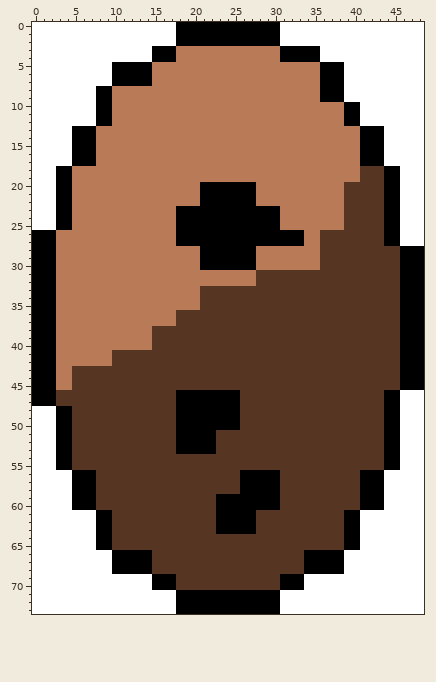
Two states of a sprite sheet, core/assets/Asteroid.png. That is the earlier state.
The file is 49x74 pixels.
The same view after the edit:
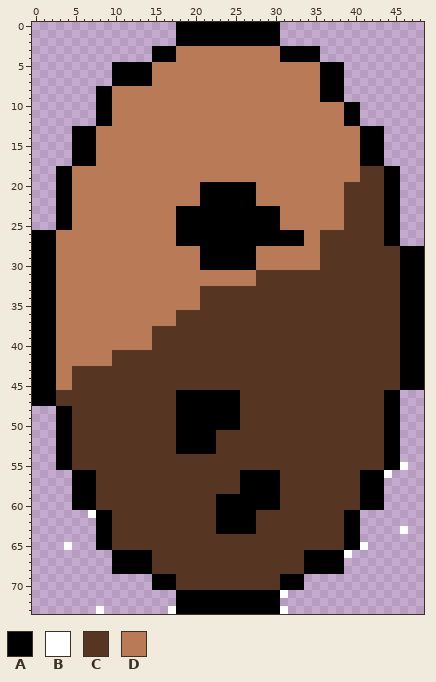
Palette (. is transparent): A #000000  B #ffffff  C #563523  D #b97a57
Difference:
y 0..2: x 0..17 BBBBBBBBBBBBBBBBBB -> ..................; x 31..48 BBBBBBBBBBBBBBBBBB -> ..................
y 3..4: x 0..14 BBBBBBBBBBBBBBB -> ...............; x 36..48 BBBBBBBBBBBBB -> .............
y 5..7: x 0..9 BBBBBBBBBB -> ..........; x 39..48 BBBBBBBBBB -> ..........
y 8..9: x 0..7 BBBBBBBB -> ........; x 39..48 BBBBBBBBBB -> ..........
y 10..12: x 0..7 BBBBBBBB -> ........; x 41..48 BBBBBBBB -> ........
y 13..17: x 0..4 BBBBB -> .....; x 44..48 BBBBB -> .....
y 18..25: x 0..2 BBB -> ...; x 46..48 BBB -> ...
y 26..27: x 46..48 BBB -> ...
y 46..47: x 46..48 BBB -> ...
y 48..54: x 0..2 BBB -> ...; x 46..48 BBB -> ...
y 55: x 0..2 BBB -> ...; x 47..48 BB -> ..
y 56: x 0..4 BBBBB -> .....; x 45..48 BBBB -> ....
y 57..60: x 0..4 BBBBB -> .....; x 44..48 BBBBB -> .....
y 61: x 0..6 BBBBBBB -> .......; x 41..48 BBBBBBBB -> ........
y 62: x 0..7 BBBBBBBB -> ........; x 41..48 BBBBBBBB -> ........
y 63: x 0..7 BBBBBBBB -> ........; x 41..45 BBBBB -> .....; x 47..48 BB -> ..
y 64: x 0..7 BBBBBBBB -> ........; x 41..48 BBBBBBBB -> ........
y 65: x 0..3 BBBB -> ....; x 5..7 BBB -> ...; x 42..48 BBBBBBB -> .......
y 66: x 0..9 BBBBBBBBBB -> ..........; x 40..48 BBBBBBBBB -> .........
y 67..68: x 0..9 BBBBBBBBBB -> ..........; x 39..48 BBBBBBBBBB -> ..........
y 69..70: x 0..14 BBBBBBBBBBBBBBB -> ...............; x 34..48 BBBBBBBBBBBBBBB -> ...............
y 71: x 0..17 BBBBBBBBBBBBBBBBBB -> ..................; x 32..48 BBBBBBBBBBBBBBBBB -> .................
y 72: x 0..17 BBBBBBBBBBBBBBBBBB -> ..................; x 31..48 BBBBBBBBBBBBBBBBBB -> ..................
y 73: x 0..7 BBBBBBBB -> ........; x 9..16 BBBBBBBB -> ........; x 32..48 BBBBBBBBBBBBBBBBB -> .................
Boxes around the changes in both pictures, in picture pixels (x1, y1, x2, y2):
erased: (32, 22, 176, 230)
erased: (280, 22, 424, 246)
erased: (280, 390, 424, 614)
erased: (32, 406, 176, 614)
